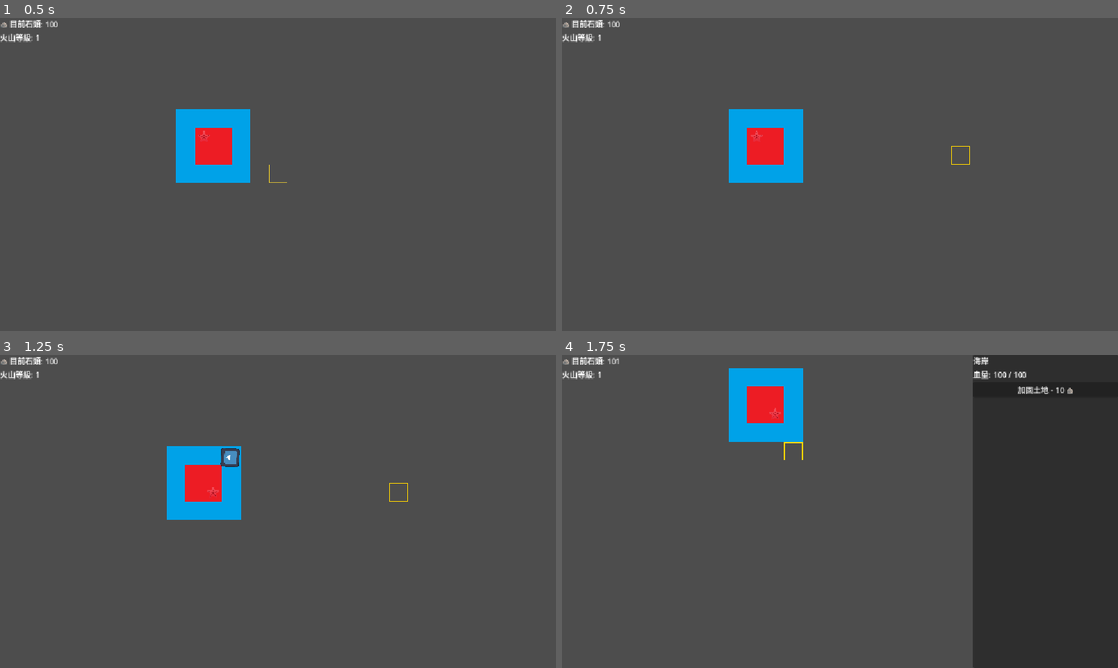
Above: before the commit, frames 1-4 (two rows, left to right).
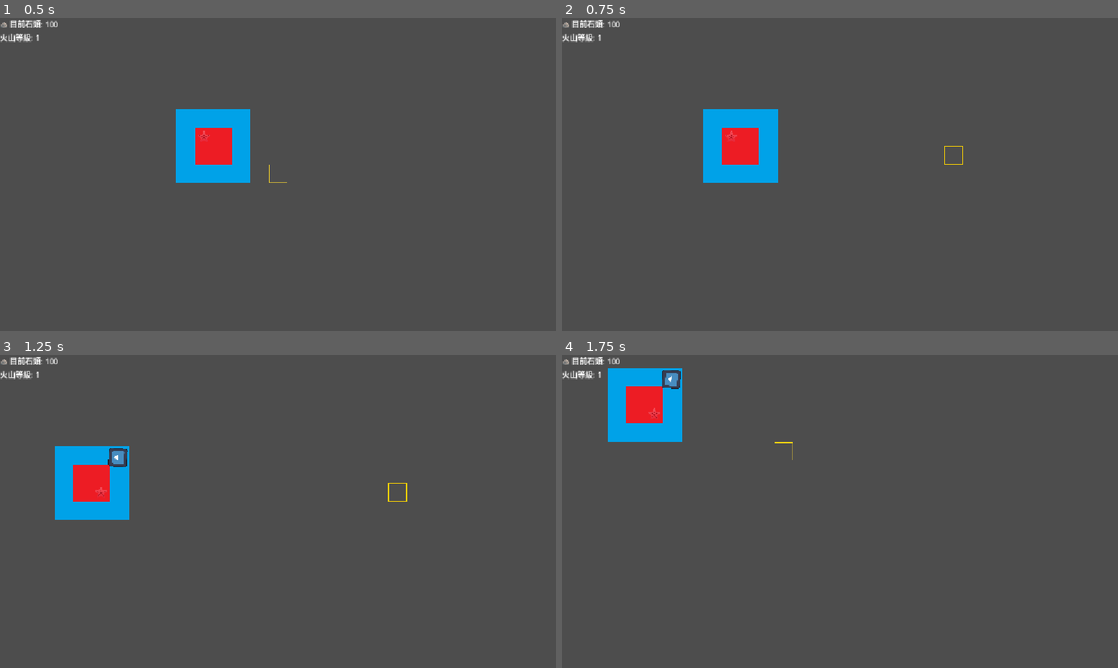
Above: after the commit, the same moments.

Repository: LeoTengAMao/GameJam2026
Game: Godot game, scene res://Tscn/MapManager.tscn
Same seed, same stepped clock (60 frames per second), same inputs: the game is played once before the commit and once after it. The engine's default icon, where the game draws it, is replaced by a stand-in: a white triangle on a blue panel in a dark square.
Inputs (mouse positions are in pixels of both pictures, inside the frame that each line leads up to):
- Up to frame 1 (0.5 s): no input
- Up to frame 2 (0.75 s): tap Enter at 0.5 s; move the mouse to (962, 158) at 0.52 s; hold D from 0.53 s (still down); click (962, 158) at 0.67 s
- Up to frame 3 (1.25 s): keep holding D
- Up to frame 4 (1.75 s): move the mouse to (789, 458) at 1.27 s; release D at 1.28 s; hold S from 1.28 s (still down); click (789, 458) at 1.42 s

Frame 1 is identical in both runs. In frame 2, 3.0% of the frame differs, in the area x 25-74%, y 29-53%; in frame 3, 6.2%; in frame 4, 32%, in the area x 8-100%, y 0-100%.

Commit message:
加入海洋之心以及勝利條件
加入海洋之心以及勝利條件

Diff:
--- a/Script/EventManager.gd
+++ b/Script/EventManager.gd
@@ -35,3 +35,6 @@
 signal on_cell_selected(data: Dictionary)
 
 signal close_ui_requested
+
+var is_heart_surrounded: bool = false
+signal game_won
--- a/Script/MapManager.gd
+++ b/Script/MapManager.gd
@@ -2,7 +2,9 @@
 class_name MapManager
 
 # 定義地塊狀態
-enum CellType { SEA, LAND, COAST, VOLCANO }
+enum CellType { SEA, LAND, COAST, VOLCANO ,OCEAN_HEART}
+
+var ocean_heart_rect: Rect2i
 
 # 內部類別：每塊土地的專屬資料表
 class CellData:
@@ -111,12 +113,26 @@
 				EventManager.simple_map_data[pos] = "LAND"
 				EventManager.on_create_land.emit(Vector2(pos * 128) + Vector2(128/2, 128/2))
 
+	# === 🌟 生成海洋之心 (3x3 空間) ===
+	# 假設生成在網格 X=15, Y=-1 的位置 (你可以依據地圖大小自行調整 x 的值)
+	var heart_pos = Vector2i(35, -1)
+	ocean_heart_rect = Rect2i(heart_pos.x, heart_pos.y, 3, 3)
+
+	var ocean_heart_core = CellData.new(CellType.OCEAN_HEART, 99999) # 血量給極高
+	for x in range(ocean_heart_rect.position.x, ocean_heart_rect.end.x):
+		for y in range(ocean_heart_rect.position.y, ocean_heart_rect.end.y):
+			var pos = Vector2i(x, y)
+			var grid_cell = CellData.new(CellType.OCEAN_HEART, 0)
+			grid_cell.core_data = ocean_heart_core
+			grid_data[pos] = grid_cell
+			EventManager.simple_map_data[pos] = "OCEAN_HEART"
+
 	# === 🌟 2. 全部放好後，一口氣更新海岸線與圖片 ===
 	update_all_coasts()
 	print("4x4 初始地圖與火山生成完畢！")
 
 	selection_tilemap.clear()
-	# ... [你原本的 4x4 與火山生成邏輯] ...
+
 
 	# === 啟動侵蝕計時器 ===
 	erosion_timer = Timer.new()
@@ -185,8 +201,10 @@
 	# 4. 扣款成功，執行造陸邏輯
 	grid_data[pos] = CellData.new(CellType.LAND, starting_hp)
 	EventManager.simple_map_data[pos] = "LAND"
+
+	EventManager.on_create_land.emit(Vector2(pos * 128) + Vector2(128/2, 128/2))
 	update_all_coasts()
-	EventManager.on_create_land.emit(Vector2(pos * 128) + Vector2(128/2, 128/2))
+	check_ocean_heart_surrounded()
 	return true
 
 # 當侵蝕計時器時間到時觸發
@@ -219,6 +237,8 @@
 
 		if data.type == CellType.VOLCANO:
 			_set_visual_tile(pos, CellType.VOLCANO)
+		if data.type == CellType.OCEAN_HEART:
+			_set_visual_tile(pos, CellType.OCEAN_HEART)
 		# 只有陸地或海岸需要被重新判定
 		if data.type == CellType.LAND or data.type == CellType.COAST:
 			if _is_adjacent_to_sea(pos):
@@ -300,7 +320,10 @@
 		CellType.LAND:
 			tilemap.set_cell(pos, 1, Vector2i(0, 0)) # 綠色陸地
 		CellType.COAST:
-			tilemap.set_cell(pos, 1, Vector2i(1, 0)) # 藍色海岸
+			tilemap.set_cell(pos, 1, Vector2i(1, 0)) # 藍色海岸\
+		CellType.OCEAN_HEART:
+			# 🌟 給海洋之心一個專屬的圖塊 (假設在圖集裡的座標是 0, 2)
+			tilemap.set_cell(pos, 1, Vector2i(1, 1))
 
 
 func _unhandled_input(event):
@@ -346,6 +369,32 @@
 	for dir in NEIGHBORS:
 		var neighbor_pos = pos + dir
 		# 如果旁邊有資料，而且不是海洋，就代表有跟現有土地接壤
-		if grid_data.has(neighbor_pos) and grid_data[neighbor_pos].type != CellType.SEA:
+		if grid_data.has(neighbor_pos) and grid_data[neighbor_pos].type != CellType.SEA and grid_data[neighbor_pos].type != CellType.OCEAN_HEART:
 			return true
 	return false
+
+# 檢查海洋之心周圍的一圈 (共 16 格) 是否都是土地
+func check_ocean_heart_surrounded():
+	var surrounded = true
+
+	# 掃描 3x3 外圍擴展 1 格的範圍 (也就是 5x5)
+	for x in range(ocean_heart_rect.position.x - 1, ocean_heart_rect.end.x + 1):
+		for y in range(ocean_heart_rect.position.y - 1, ocean_heart_rect.end.y + 1):
+			var pos = Vector2i(x, y)
+
+			# 如果是海洋之心內部的 3x3 格子，跳過不檢查
+			if ocean_heart_rect.has_point(pos):
+				continue
+
+			# 如果外圍有任何一格是「沒有資料(海洋)」或是「SEA狀態」，代表沒包好！
+			if not grid_data.has(pos) or grid_data[pos].type == CellType.SEA:
+				surrounded = false
+				break
+
+	# 更新給全域知道，並在第一次包圍成功時印出提示
+	if surrounded and not EventManager.is_heart_surrounded:
+		print("✨ 神聖封印完成！海洋之心已被完全包圍！火山大爆炸解鎖！")
+	elif not surrounded and EventManager.is_heart_surrounded:
+		print("⚠️ 封印破裂！海洋之心的包圍網被破壞了！")
+
+	EventManager.is_heart_surrounded = surrounded
--- a/Script/SkillManager.gd
+++ b/Script/SkillManager.gd
@@ -27,6 +27,21 @@
 
 		elif upgrade_id == "prod_speed" and ResourceManager.spend_stones(50):
 			volcano_core.level += 1
+
+		if upgrade_id == "volcano_eruption":
+			# 1. 檢查前置條件：海洋之心是否被包圍？
+			if not EventManager.is_heart_surrounded:
+				print("❌ 條件未滿足：必須用土地將海洋之心 (3x3) 完全包圍，才能發動大爆炸！")
+				# 這裡未來可以做一個畫面震動或紅色錯誤音效提示玩家
+				return
+
+			# 2. 檢查資源並扣除 (假設要 1000 顆石頭)
+			var cost = 1000
+			if ResourceManager.spend_stones(cost):
+				print("🌋💥 轟隆隆隆！火山大爆炸發動！！！海洋之心被徹底摧毀！！！玩家獲勝！")
+
+				# 發送勝利廣播給其他 UI 接收
+				EventManager.game_won.emit()
 
 			# 🌟 火山核心資料庫升級完後，立刻廣播！(把新等級、新血量傳出去)
 			EventManager.volcano_upgraded.emit(volcano_core.level, volcano_core.current_hp, volcano_core.max_hp)
--- a/Script/UIManager.gd
+++ b/Script/UIManager.gd
@@ -32,7 +32,8 @@
 	{"id": "heal_all", "name": "大地治癒 (全體回血)", "base_cost": 100},
 	{"id": "random_land", "name": "板塊構造 (隨機造陸)", "base_cost": 150},
 	{"id": "defense_up", "name": "堅固岩層 (全體血量+)", "base_cost": 200},
-	{"id": "prod_speed", "name": "加速產石 (等級提升)", "base_cost": 50}
+	{"id": "prod_speed", "name": "加速產石 (等級提升)", "base_cost": 50},
+	{"id": "volcano_eruption", "name": "🌋 火山大爆炸 (贏得遊戲)", "base_cost": 1000}
 ]
 
 # ==========================================
--- a/Tscn/Camera.gd
+++ b/Tscn/Camera.gd
@@ -7,7 +7,7 @@
 
 # === 🧱 世界邊界參數 ===
 @export var min_grid: Vector2i = Vector2i(-20, -20)
-@export var max_grid: Vector2i = Vector2i(20, 20)
+@export var max_grid: Vector2i = Vector2i(40, 20)
 const TILE_SIZE: float = 128.0
 
 # === 🔍 縮放 (Zoom) 參數 ===
Not shown: 1 places in Tscn/generate_manager.tscn that only renumber resources
